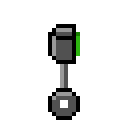
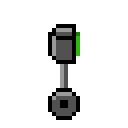
Layer changes from the first 128×128 image to the second:
painted on "Background" over left=60, top=100, right=68, bottom=108
